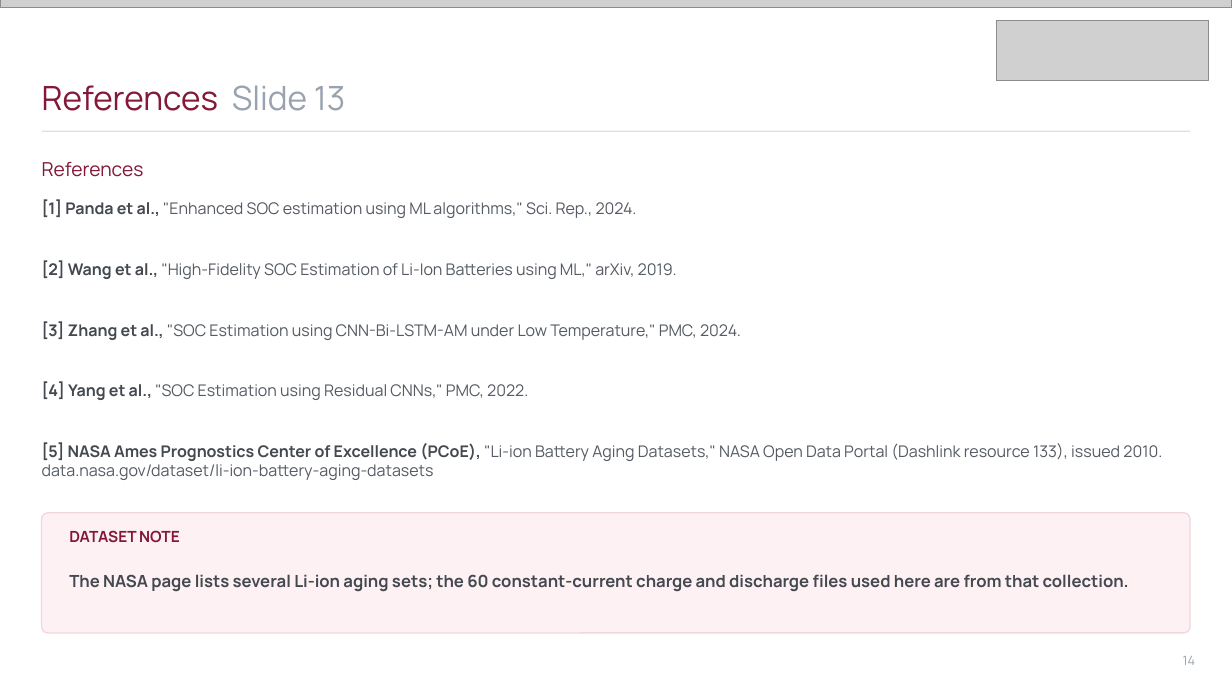
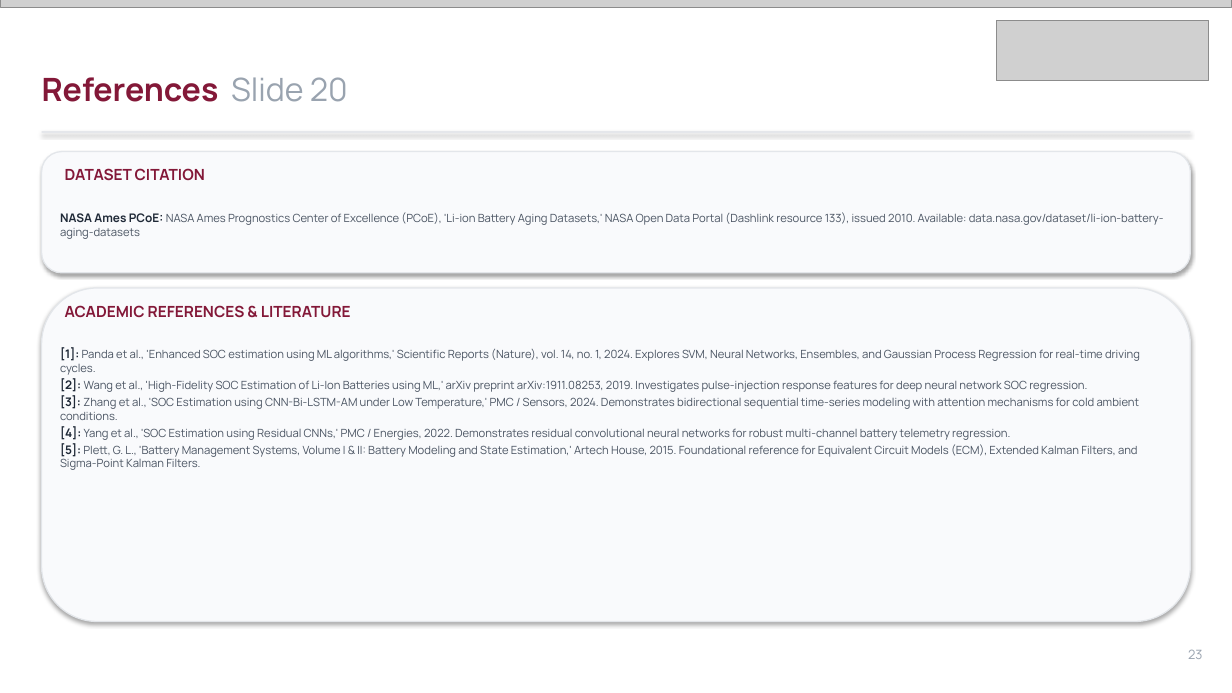
Before and after one commit to Imagiyy/Digital-Twin--ML-Based-Battery-SOC-Estimation, a slide deck: slide 23 of Amrita_SOC_Digital_Twin_Presentation.pptx (slide 14 before the commit). Drawn at 1232x693 pixels with LibreOffice and Linux fonts; fonts in the diff are those of the drawing; grey boxes stand for pictures. Boxes give left, top, right and bottom in pixels: in the first picture for what was removed or moved away, otherwise in the second. Text is boxed around its words. In the diff, an @@ line names an element or a change of style, - is before the commit and + after.

```diff
--- a/Amrita_SOC_Digital_Twin_Presentation.pptx
+++ b/Amrita_SOC_Digital_Twin_Presentation.pptx
@@ text at (x1=42, y1=77, x2=348, y2=102): text changed; size 26 to 25 pt; bold on @@
-References Slide 13
+References Slide 20
@@ text "References Slide 20" at (x1=42, y1=77, x2=348, y2=102): vertical alignment middle to top @@
@@ line removed from (42, 131) to (1190, 131) @@
@@ rectangle added at (x1=42, y1=131, x2=1190, y2=133), fill #E5E7EB @@
@@ text removed at (x1=42, y1=162, x2=144, y2=177) @@
-References
@@ rounded rectangle added at (x1=42, y1=152, x2=1190, y2=273), fill #F9FAFC, outline #E3E6EA 1 pt @@
@@ text added at (x1=65, y1=168, x2=205, y2=181), 12 pt, text #831838, bold @@
+DATASET CITATION
@@ text added at (x1=60, y1=212, x2=1164, y2=239), 8.8 pt, text #4B5563 @@
+NASA Ames PCoE: NASA Ames Prognostics Center of Excellence (PCoE), 'Li-ion Battery Aging Datasets,' NASA Open Data Portal (Dashlink resource 133), issued 2010. Available: data.nasa.gov/dataset/li-ion-battery-aging-datasets
@@ rounded rectangle added at (x1=42, y1=288, x2=1190, y2=622), fill #F9FAFC, outline #E3E6EA 1 pt @@
@@ text added at (x1=65, y1=305, x2=351, y2=318), 12 pt, text #831838, bold @@
+ACADEMIC REFERENCES & LITERATURE
@@ text at (x1=60, y1=347, x2=1140, y2=470): text changed; size 12.5 to 8.8 pt; text colour #555B63 to #4B5563 @@
-[1] Panda et al., "Enhanced SOC estimation using ML algorithms," Sci. Rep., 2024.
-[2] Wang et al., "High-Fidelity SOC Estimation of Li-Ion Batteries using ML," arXiv, 2019.
-[3] Zhang et al., "SOC Estimation using CNN-Bi-LSTM-AM under Low Temperature," PMC, 2024.
-[4] Yang et al., "SOC Estimation using Residual CNNs," PMC, 2022.
-[5] NASA Ames Prognostics Center of Excellence (PCoE), "Li-ion Battery Aging Datasets," NASA Open Data Portal (Dashlink resource 133), issued 2010. data.nasa.gov/dataset/li-ion-battery-aging-datasets
+[1]: Panda et al., 'Enhanced SOC estimation using ML algorithms,' Scientific Reports (Nature), vol. 14, no. 1, 2024. Explores SVM, Neural Networks, Ensembles, and Gaussian Process Regression for real-time driving cycles.
+[2]: Wang et al., 'High-Fidelity SOC Estimation of Li-Ion Batteries using ML,' arXiv preprint arXiv:1911.08253, 2019. Investigates pulse-injection response features for deep neural network SOC regression.
+[3]: Zhang et al., 'SOC Estimation using CNN-Bi-LSTM-AM under Low Temperature,' PMC / Sensors, 2024. Demonstrates bidirectional sequential time-series modeling with attention mechanisms for cold ambient conditions.
+[4]: Yang et al., 'SOC Estimation using Residual CNNs,' PMC / Energies, 2022. Demonstrates residual convolutional neural networks for robust multi-channel battery telemetry regression.
+[5]: Plett, G. L., 'Battery Management Systems, Volume I & II: Battery Modeling and State Estimation,' Artech House, 2015. Foundational reference for Equivalent Circuit Models (ECM), Extended Kalman Filters, and Sigma-Point Kalman Filters.
@@ rounded rectangle removed at (x1=42, y1=513, x2=1190, y2=633) @@
@@ text removed at (x1=69, y1=530, x2=1129, y2=591) @@
-DATASET NOTE
-The NASA page lists several Li-ion aging sets; the 60 constant-current charge and discharge files used here are from that collection.
@@ text removed at (x1=1183, y1=656, x2=1196, y2=665) @@
-14
@@ text added at (x1=1188, y1=649, x2=1202, y2=659), 10 pt, text #99A3AF @@
+23
```
Also in this commit, not shown: 5 other slides changed, 17 slides added, 8 slides removed.
